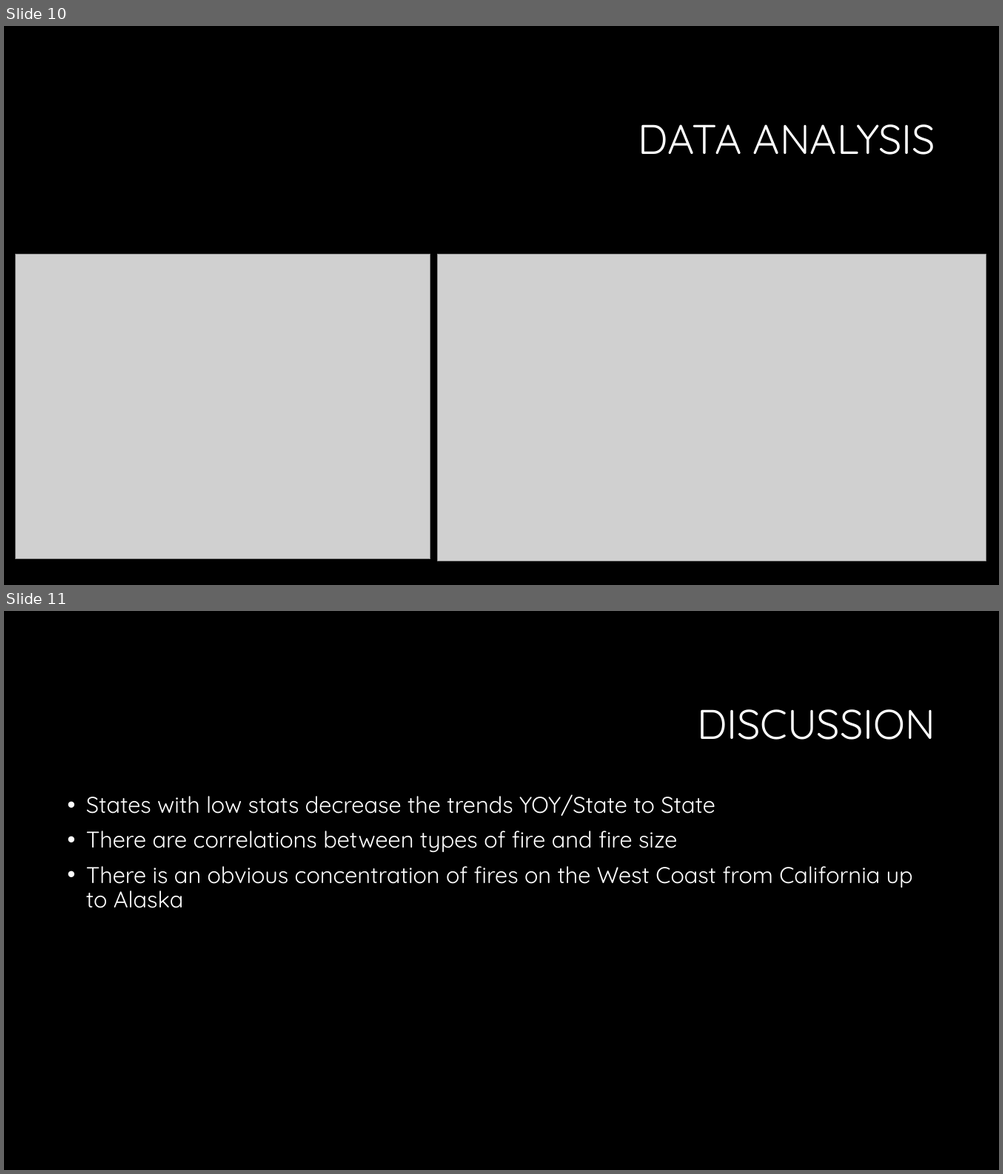
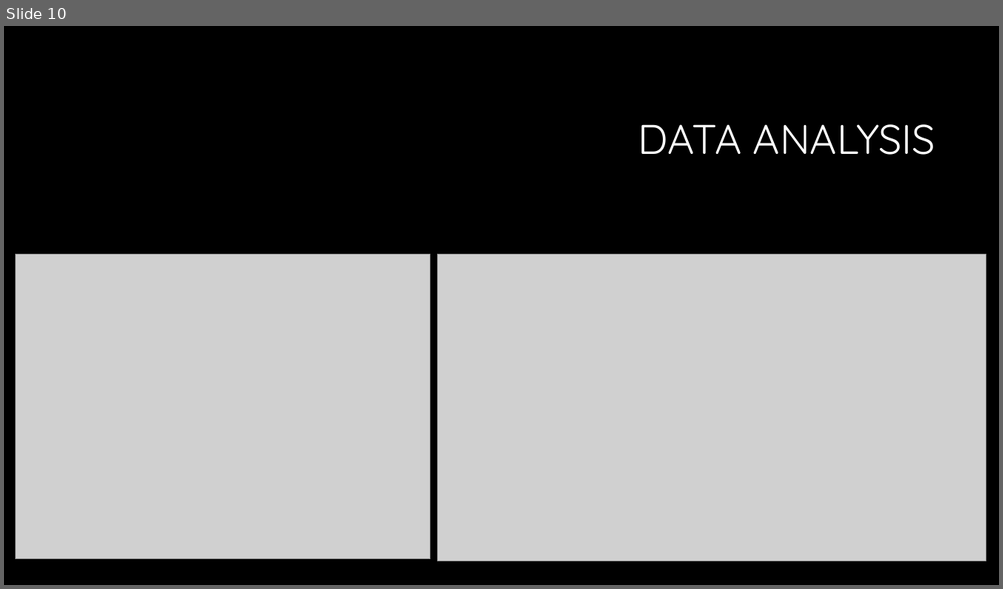
Before and after one commit to nvhabib91/project1, a slide deck: Presentation - Project 1.pptx. Shown one above the other, each under a label of ours: slides 10 and 11 before the commit, slide 10 after it. The pictures are 1003x1174 and 1003x589 pixels, drawn with LibreOffice and Linux fonts; fonts in the diff are those of the drawing; grey boxes stand for pictures; background and template pictures are left out. Boxes give left, top, right and bottom in pixels: in the first picture for what was removed or moved away, otherwise in the second. Text is boxed around its words. In the diff, an @@ line names an element or a change of style, - is before the commit and + after.

```diff
--- a/Presentation - Project 1.pptx
+++ b/Presentation - Project 1.pptx
@@ slide 11 removed at box(4, 611, 999, 1170), background #000000 @@
@@ title removed at box(697, 709, 935, 740) @@
-DISCUSSION
@@ text removed at box(86, 795, 913, 908) @@
-• States with low stats decrease the trends YOY/State to State
-• There are correlations between types of fire and fire size
-• There is an obvious concentration of fires on the West Coast from California up to Alaska
```
Also in this commit, not shown: 8 slides changed, 1 other file.
